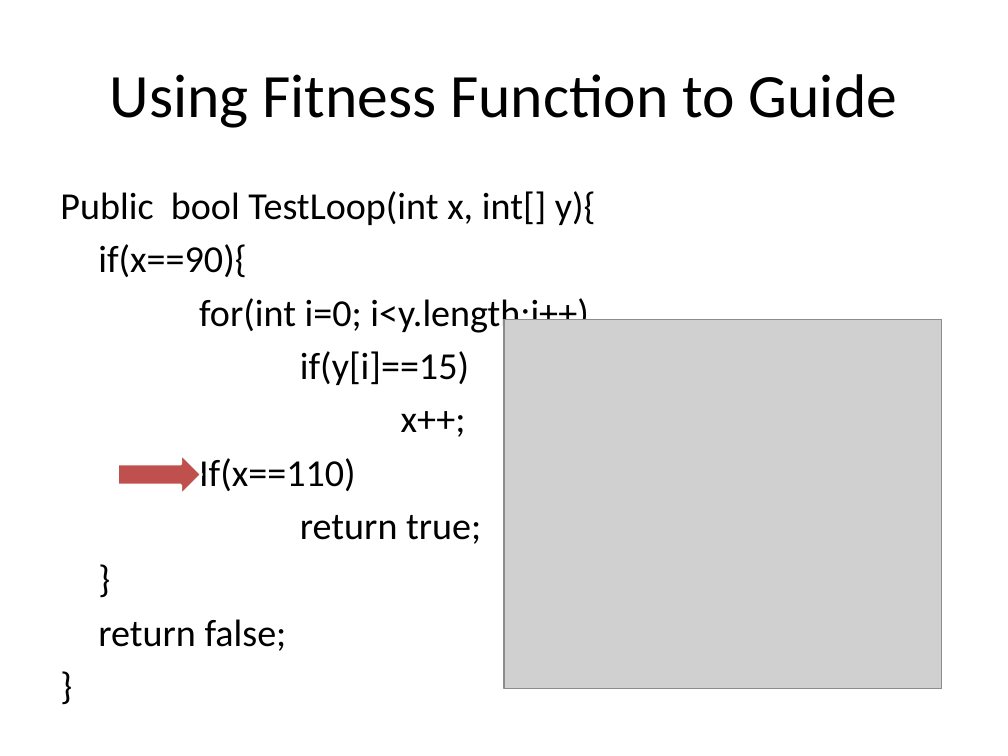
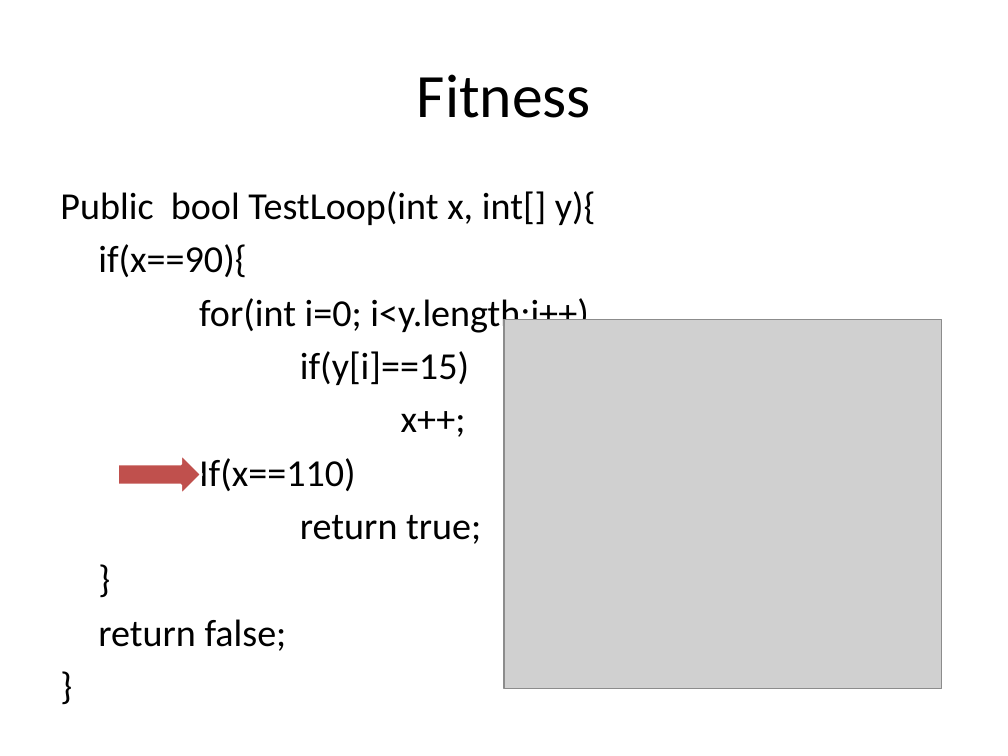
Before and after one commit to mentaman/cspat, a slide deck: slide 8 of Course/707 Theory of Computation/Fitness Guided Path Exploration in Automated Test Generation.pptx (slide 12 before the commit). Drawn at 1008x756 pixels with LibreOffice and Linux fonts; fonts in the diff are those of the drawing; grey boxes stand for pictures; background and template pictures are left out. Boxes give left, top, right and bottom in pixels: in the first picture for what was removed or moved away, otherwise in the second. Text is boxed around its words. In the diff, an @@ line names an element or a change of style, - is before the commit and + after.

```diff
--- a/Course/707 Theory of Computation/Fitness Guided Path Exploration in Automated Test Generation.pptx
+++ b/Course/707 Theory of Computation/Fitness Guided Path Exploration in Automated Test Generation.pptx
@@ title at box(417, 74, 591, 118): text changed @@
-Using Fitness Function to Guide
+Fitness
```
Also in this commit, not shown: 3 other slides changed, 3 slides added, 5 slides removed.
